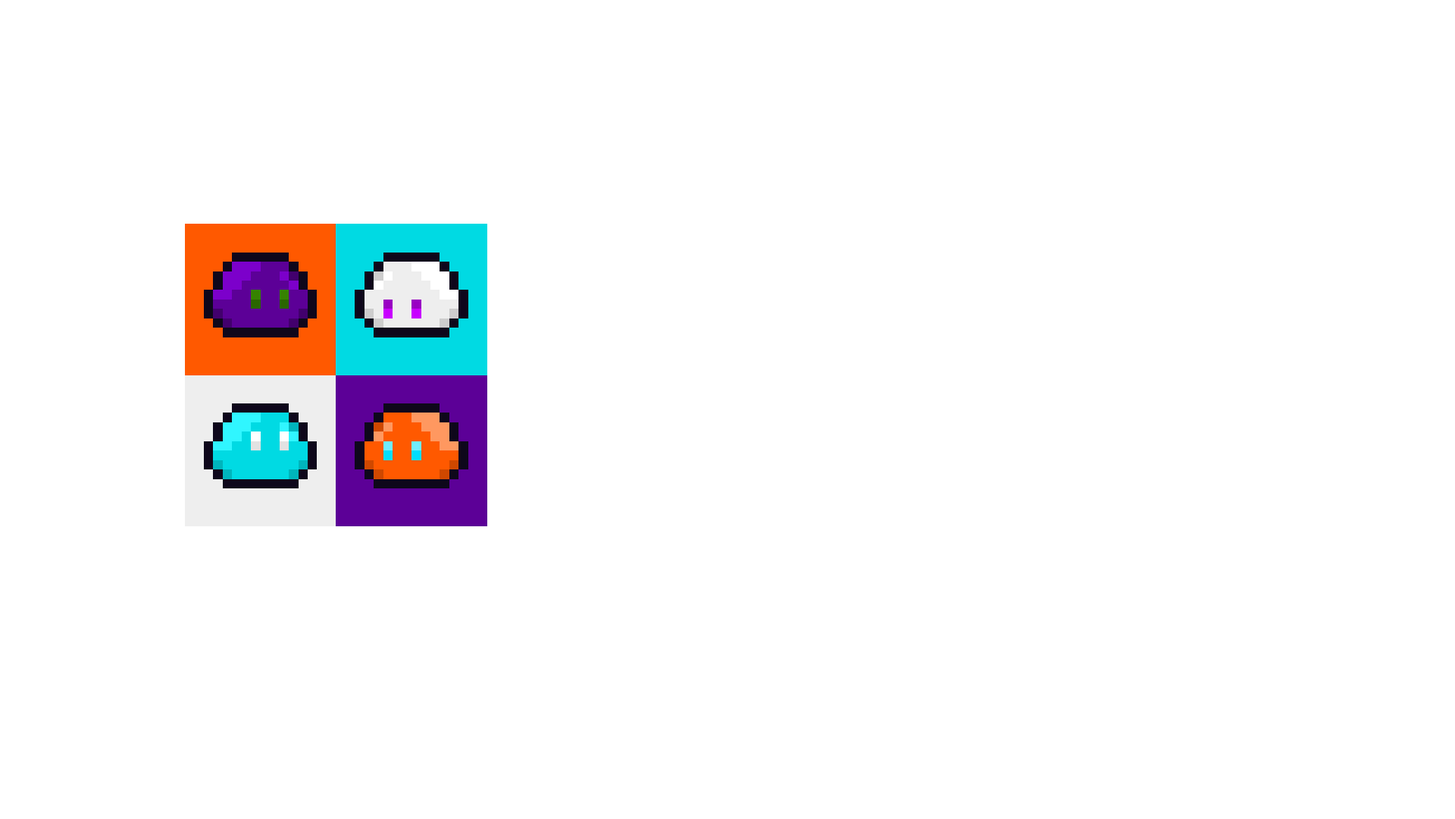
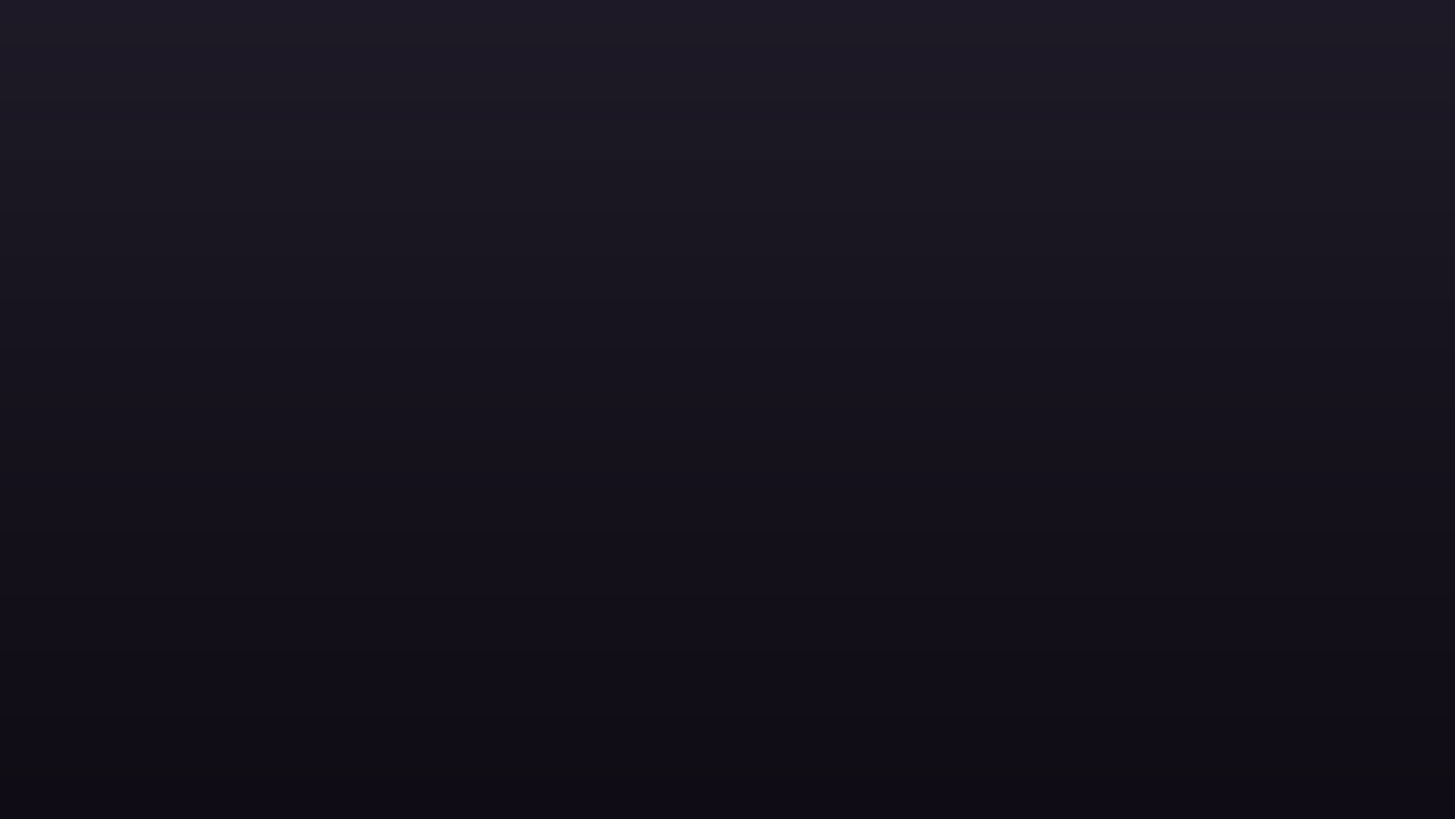
Before/after of a w=1455, h=819 layered artwork. What changed in the layer stack:
hid "Layer 1" over [184,223,488,527]
showed "Rectangle 1" over [0,0,1455,819]
